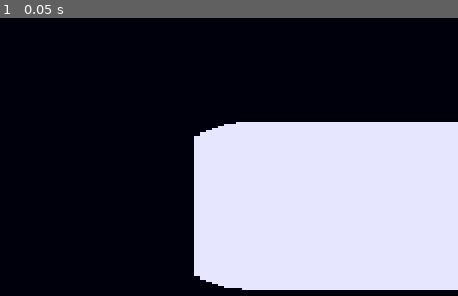
Above: before the commit, frame 1.
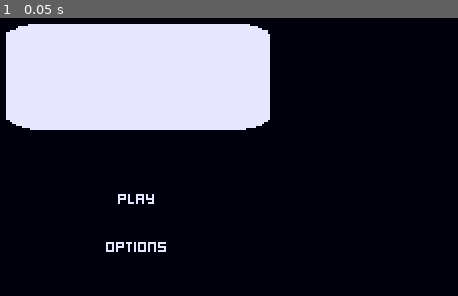
Above: after the commit, the same moment.

Repository: songbirdgamedev/b1t-jam-3-offering
Game: Godot game, scene res://scenes/title_screen.tscn
Two runs of this game, one before a commit and one after it. Both use one fixed random seed, a clock stepped at 60 frames per second and the inputs below. The engine's default icon, where the game draws it, is replaced by a stand-in: a white triangle on a blue panel in a dark square.
Inputs:
- Up to frame 1 (0.05 s): no input

The runs differ from the first frame. In frame 1, 56% of the frame differs, in the area x 1-100%, y 2-98%.

Commit message:
Resize scenes to fit new resolution.

Diff:
--- a/scenes/game_over.tscn
+++ b/scenes/game_over.tscn
@@ -10,20 +10,11 @@
 [node name="CanvasLayer" type="CanvasLayer" parent="."]
 
 [node name="Background" type="ColorRect" parent="CanvasLayer"]
-offset_right = 640.0
-offset_bottom = 360.0
+offset_right = 320.0
+offset_bottom = 180.0
 color = Color(0, 0, 0, 1)
-
-[node name="Label" type="RichTextLabel" parent="CanvasLayer/Background"]
-layout_mode = 0
-offset_left = 128.0
-offset_top = 64.0
-offset_right = 512.0
-offset_bottom = 128.0
-bbcode_enabled = true
-text = "[rainbow]hellooo[/rainbow]"
 
 [node name="ShaderRect" type="ColorRect" parent="CanvasLayer"]
 material = SubResource("ShaderMaterial_wqhvx")
-offset_right = 640.0
-offset_bottom = 360.0
+offset_right = 320.0
+offset_bottom = 180.0
--- a/scenes/game_running.tscn
+++ b/scenes/game_running.tscn
@@ -1,6 +1,6 @@
 [gd_scene load_steps=3 format=3 uid="uid://kamqvsxntcfy"]
 
-[ext_resource type="Shader" uid="uid://d0g20hi08muw6" path="res://Resources/1-bit.gdshader" id="1_vrqnk"]
+[ext_resource type="Shader" uid="uid://d0g20hi08muw6" path="res://resources/1-bit.gdshader" id="1_vrqnk"]
 
 [sub_resource type="ShaderMaterial" id="ShaderMaterial_vx5he"]
 shader = ExtResource("1_vrqnk")
@@ -10,11 +10,11 @@
 [node name="CanvasLayer" type="CanvasLayer" parent="."]
 
 [node name="Background" type="ColorRect" parent="CanvasLayer"]
-offset_right = 640.0
-offset_bottom = 360.0
+offset_right = 320.0
+offset_bottom = 180.0
 color = Color(0, 0, 0, 1)
 
 [node name="ShaderRect" type="ColorRect" parent="CanvasLayer"]
 material = SubResource("ShaderMaterial_vx5he")
-offset_right = 640.0
-offset_bottom = 360.0
+offset_right = 320.0
+offset_bottom = 180.0
--- a/scenes/title_screen.tscn
+++ b/scenes/title_screen.tscn
@@ -1,34 +1,51 @@
-[gd_scene load_steps=4 format=3 uid="uid://cn5f6yumavoep"]
+[gd_scene load_steps=6 format=3 uid="uid://cn5f6yumavoep"]
 
 [ext_resource type="Shader" uid="uid://d0g20hi08muw6" path="res://resources/1-bit.gdshader" id="1_fgkus"]
+[ext_resource type="Script" uid="uid://fh10wpwypodi" path="res://scripts/title_screen.gd" id="1_mgrm8"]
+[ext_resource type="FontFile" uid="uid://d2avfcn8sbdrt" path="res://assets/Kenney Mini Square.ttf" id="1_s4lrb"]
 [ext_resource type="Texture2D" uid="uid://0wdta4hc3gui" path="res://icon.svg" id="1_sa3yf"]
 
 [sub_resource type="ShaderMaterial" id="ShaderMaterial_sa3yf"]
 shader = ExtResource("1_fgkus")
 
 [node name="TitleScreen" type="Node2D"]
+script = ExtResource("1_mgrm8")
 
 [node name="CanvasLayer" type="CanvasLayer" parent="."]
 
 [node name="Background" type="ColorRect" parent="CanvasLayer"]
-offset_right = 640.0
-offset_bottom = 360.0
+offset_right = 320.0
+offset_bottom = 180.0
 color = Color(0.06053035, 0.06053035, 0.060530342, 1)
 
 [node name="PlayButton" type="Button" parent="CanvasLayer/Background"]
 layout_mode = 0
-offset_left = 184.0
-offset_top = 248.0
-offset_right = 456.0
-offset_bottom = 304.0
+offset_left = 96.0
+offset_top = 116.0
+offset_right = 224.0
+offset_bottom = 136.0
+theme_override_fonts/font = ExtResource("1_s4lrb")
+theme_override_font_sizes/font_size = 8
 text = "Play"
 
+[node name="OptionsButton" type="Button" parent="CanvasLayer/Background"]
+layout_mode = 0
+offset_left = 96.0
+offset_top = 140.0
+offset_right = 224.0
+offset_bottom = 160.0
+theme_override_fonts/font = ExtResource("1_s4lrb")
+theme_override_font_sizes/font_size = 8
+text = "Options"
+
 [node name="Logo" type="Sprite2D" parent="CanvasLayer/Background"]
-position = Vector2(320, 128)
-scale = Vector2(3, 1)
+position = Vector2(160, 64.00001)
+scale = Vector2(1.4999999, 0.625)
 texture = ExtResource("1_sa3yf")
 
 [node name="ShaderRect" type="ColorRect" parent="CanvasLayer"]
 material = SubResource("ShaderMaterial_sa3yf")
-offset_right = 640.0
-offset_bottom = 360.0
+offset_right = 320.0
+offset_bottom = 180.0
+
+[connection signal="pressed" from="CanvasLayer/Background/PlayButton" to="." method="_on_play_button_pressed"]
--- /dev/null
+++ b/scripts/title_screen.gd
@@ -0,0 +1,5 @@
+extends Node2D
+
+
+func _on_play_button_pressed() -> void:
+	pass # Replace with function body.
Not shown, added: scripts/title_screen.gd.uid
